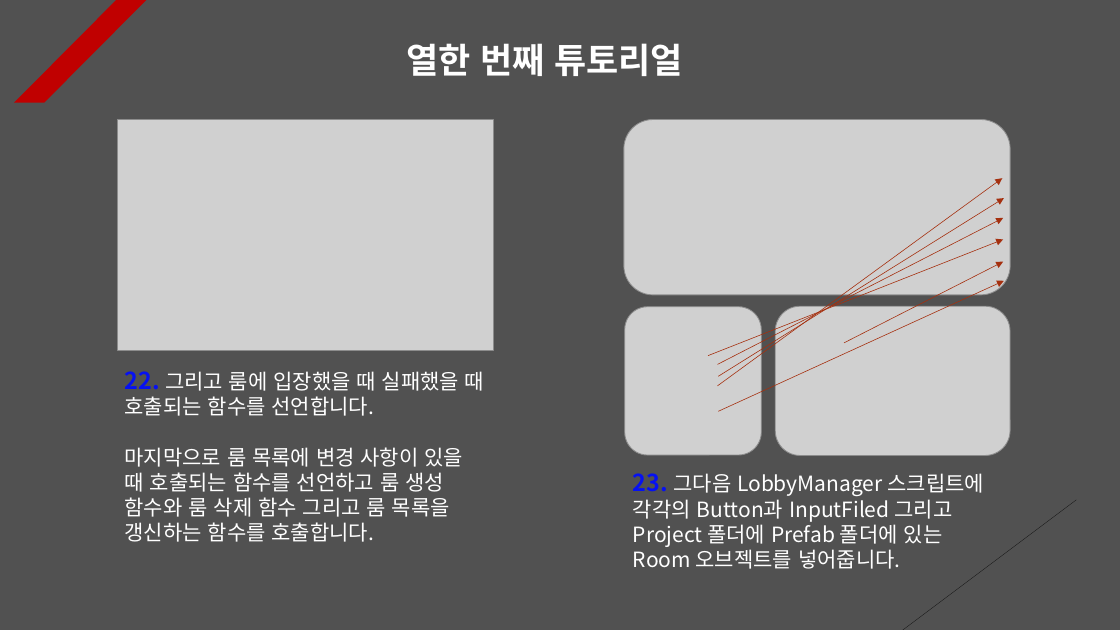
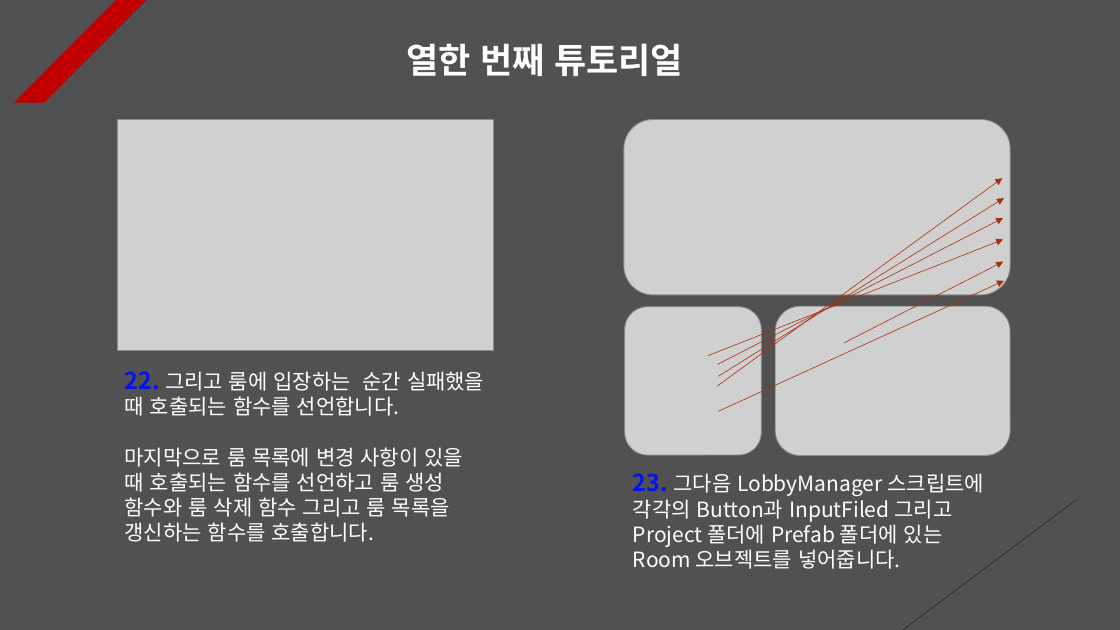
Before and after one commit to Unity2033/3D-UnityEngine, a slide deck: slide 11 of Assets/Class/Photon Server/PPT Data/Photon Room.pptx. Drawn at 1120x630 pixels with LibreOffice and Linux fonts; fonts in the diff are those of the drawing; grey boxes stand for pictures. Boxes give left, top, right and bottom in pixels: in the first picture for what was removed or moved away, otherwise in the second. Text is boxed around its words. In the diff, an @@ line names an element or a change of style, - is before the commit and + after.

```diff
--- a/Assets/Class/Photon Server/PPT Data/Photon Room.pptx
+++ b/Assets/Class/Photon Server/PPT Data/Photon Room.pptx
@@ text at bbox=[125, 371, 484, 416]: text changed @@
-22. 그리고 룸에 입장했을 때 실패했을 때 호출되는 함수를 선언합니다.
+22. 그리고 룸에 입장하는 순간 실패했을 때 호출되는 함수를 선언합니다.
```
Also in this commit, not shown: 5 other files.
